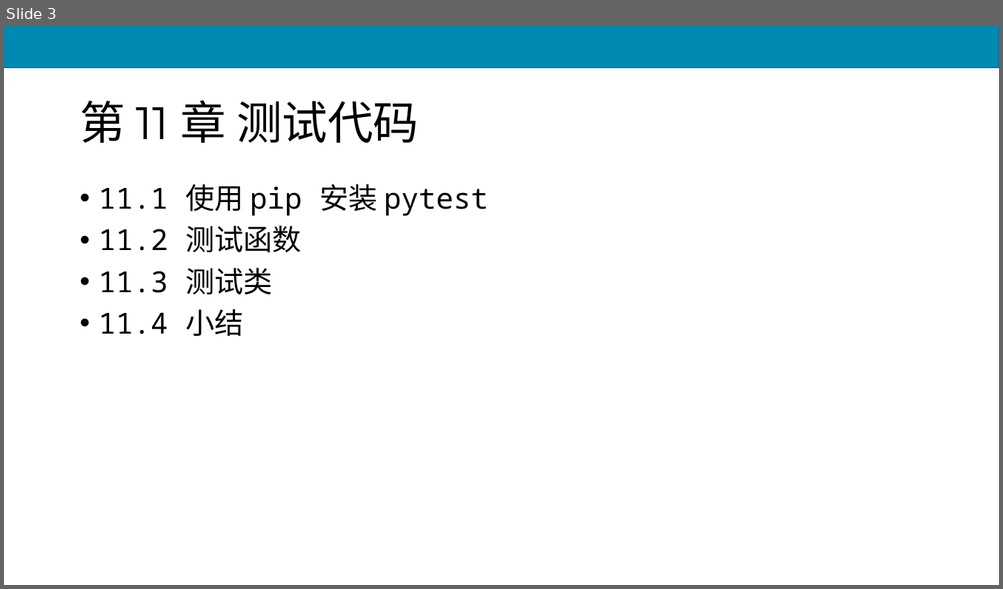
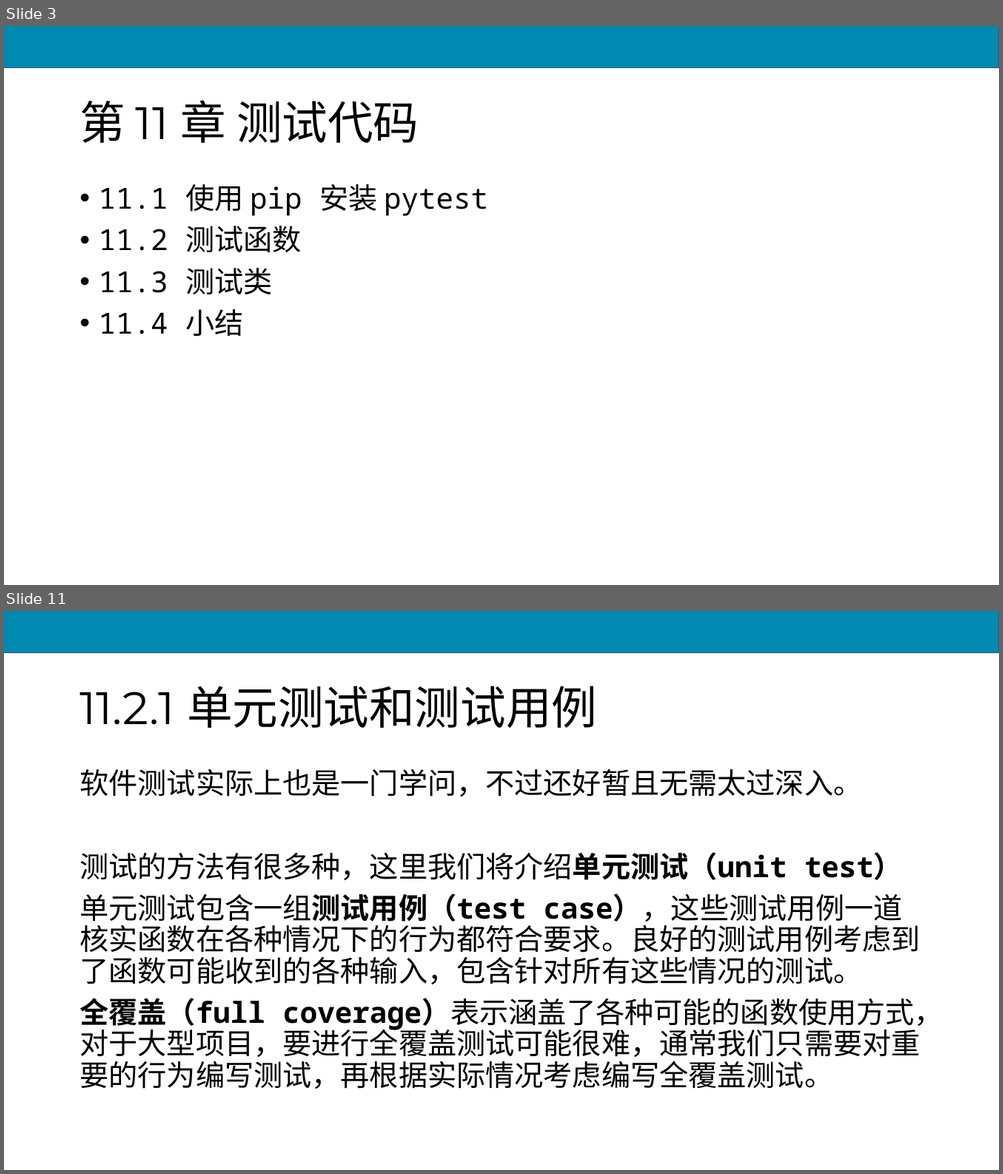
Before and after one commit to scruel/pcc_3e_slides, a slide deck: PPT/python11.pptx. Shown one above the other, each under a label of ours: slide 3 before the commit, slides 3 and 11 after it; the slides between them are not shown. The pictures are 1003x589 and 1003x1174 pixels, drawn with LibreOffice and Linux fonts; fonts in the diff are those of the drawing. Boxes give left, top, right and bottom in pixels: in the first picture for what was removed or moved away, otherwise in the second. Text is boxed around its words. In the diff, an @@ line names an element or a change of style, - is before the commit and + after.

```diff
--- a/PPT/python11.pptx
+++ b/PPT/python11.pptx
@@ slide 11 added at <box>4,611,999,1170</box>, background #FFFFFF; not listed: 1 template element that a slide beside it also shows @@
@@ title added at <box>79,686,597,728</box>, 44 pt, text #000000 @@
+11.2.1 单元测试和测试用例
@@ text added at <box>79,769,943,1089</box>, 28 pt, text #000000 @@
+软件测试实际上也是一门学问，不过还好暂且无需太过深入。
+测试的方法有很多种，这里我们将介绍单元测试（unit test）
+单元测试包含一组测试用例（test case），这些测试用例一道核实函数在各种情况下的行为都符合要求。良好的测试用例考虑到了函数可能收到的各种输入，包含针对所有这些情况的测试。
+全覆盖（full coverage）表示涵盖了各种可能的函数使用方式，对于大型项目，要进行全覆盖测试可能很难，通常我们只需要对重要的行为编写测试，再根据实际情况考虑编写全覆盖测试。
```
Also in this commit, not shown: 3 slides changed, 52 other slides added, 19 slides removed, 5 other files.
